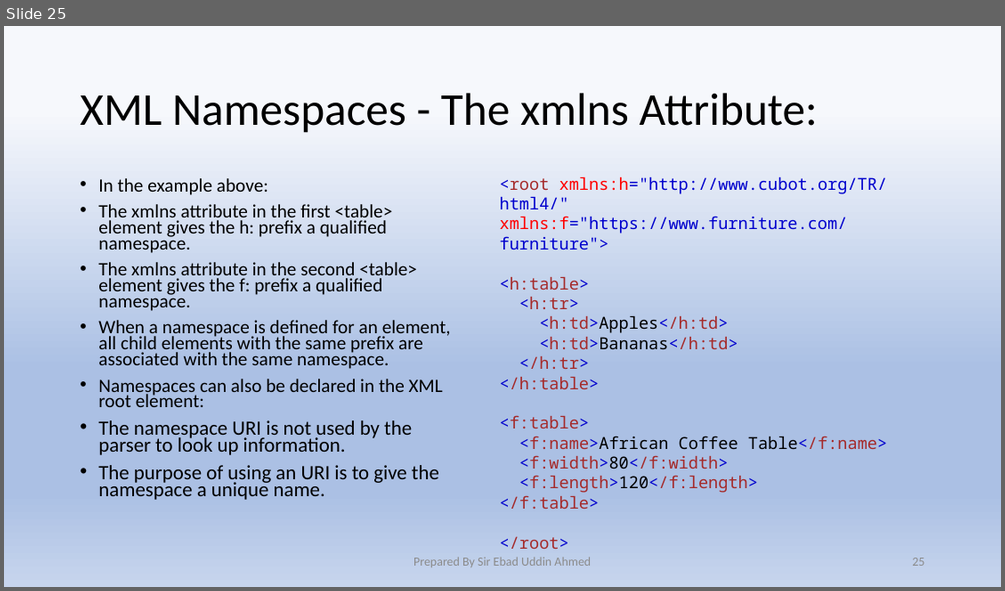
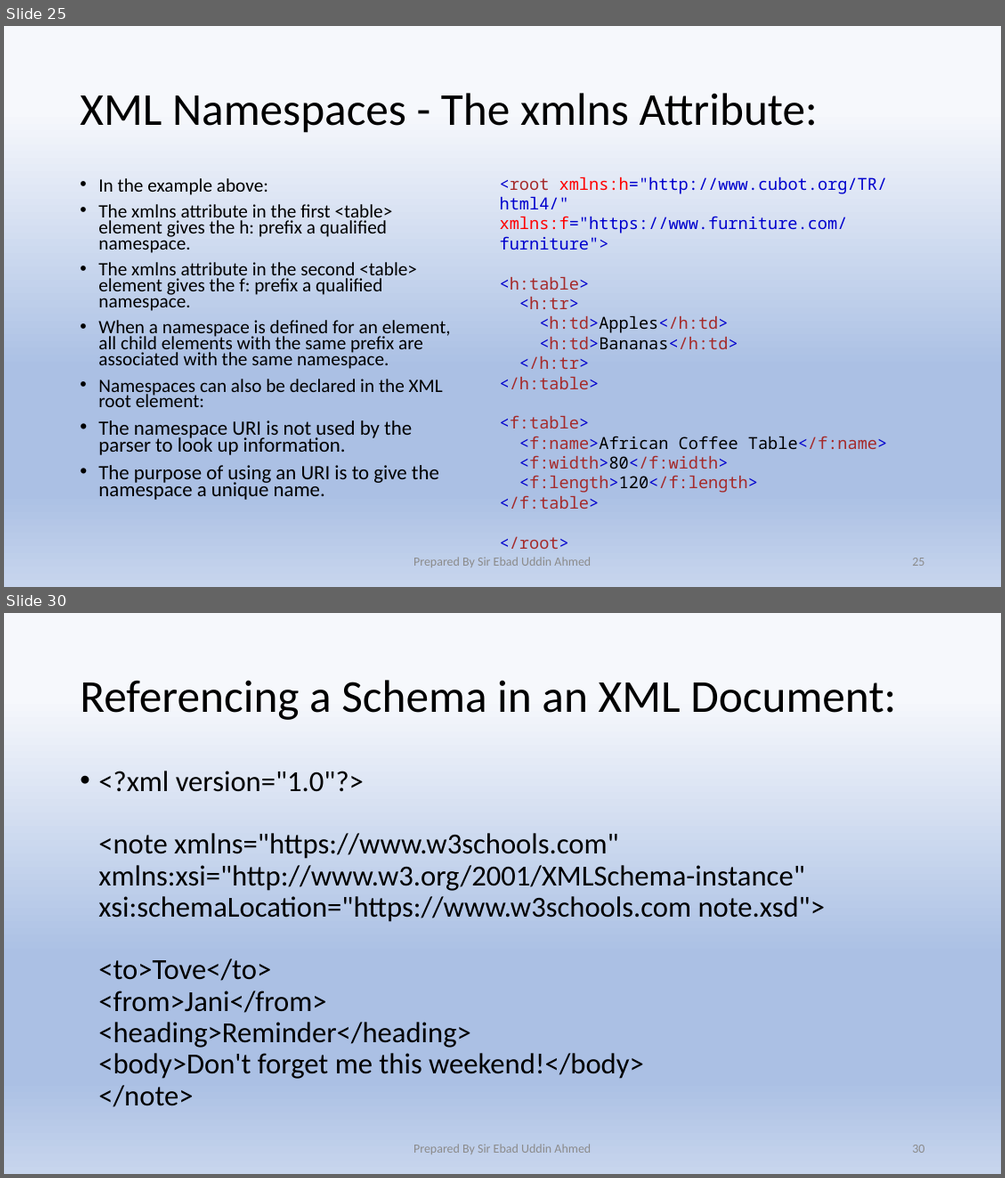
Before and after one commit to Ebad-uddin/Documentation, a slide deck: XML.pptx. Shown one above the other, each under a label of ours: slide 25 before the commit, slides 25 and 30 after it; the slides between them are not shown. The pictures are 1005x591 and 1005x1178 pixels, drawn with LibreOffice and Linux fonts; fonts in the diff are those of the drawing. Boxes give left, top, right and bottom in pixels: in the first picture for what was removed or moved away, otherwise in the second. Text is boxed around its words. In the diff, an @@ line names an element or a change of style, - is before the commit and + after.

```diff
--- a/XML.pptx
+++ b/XML.pptx
@@ slide 30 added at (x1=4, y1=613, x2=1001, y2=1174), background gradient #F6F8FC to #ABC0E4 to #C7D5ED @@
@@ title added at (x1=80, y1=680, x2=896, y2=720), 44 pt, text #000000 @@
+Referencing a Schema in an XML Document:
@@ text added at (x1=98, y1=771, x2=825, y2=1107), 28 pt, text #000000 @@
+• <?xml version="1.0"?>
+  <note xmlns="https://www.w3schools.com"
+  xmlns:xsi="http://www.w3.org/2001/XMLSchema-instance"
+  xsi:schemaLocation="https://www.w3schools.com note.xsd">
+  <to>Tove</to>
+  <from>Jani</from>
+  <heading>Reminder</heading>
+  <body>Don't forget me this weekend!</body>
+  </note>
@@ text added at (x1=413, y1=1143, x2=591, y2=1154), 12 pt, text #8C8C8C @@
+Prepared By Sir Ebad Uddin Ahmed
@@ page number added at (x1=912, y1=1144, x2=924, y2=1152), 12 pt, text #8C8C8C @@
+30
```
Also in this commit, not shown: 2 slides changed, 4 other slides added.
